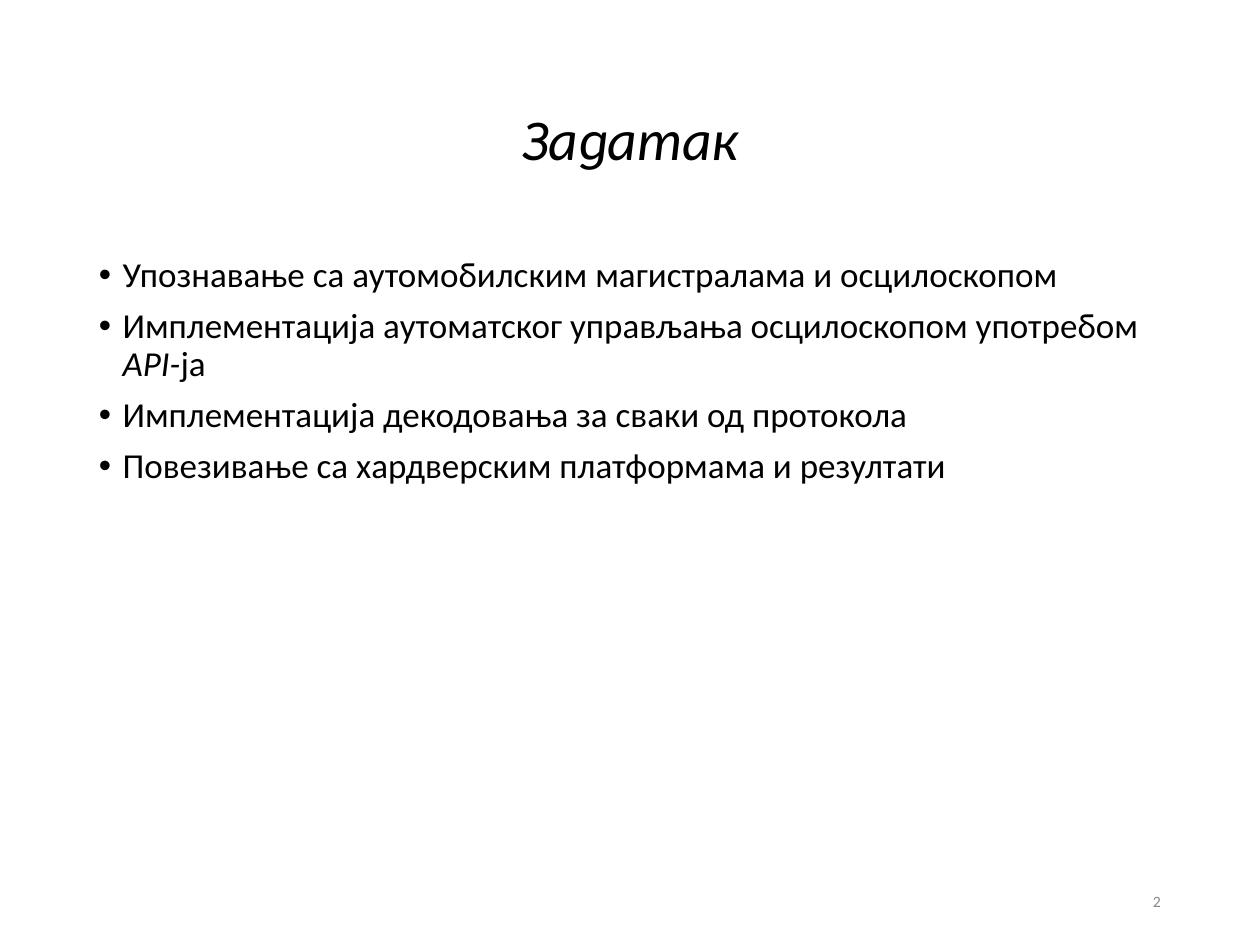
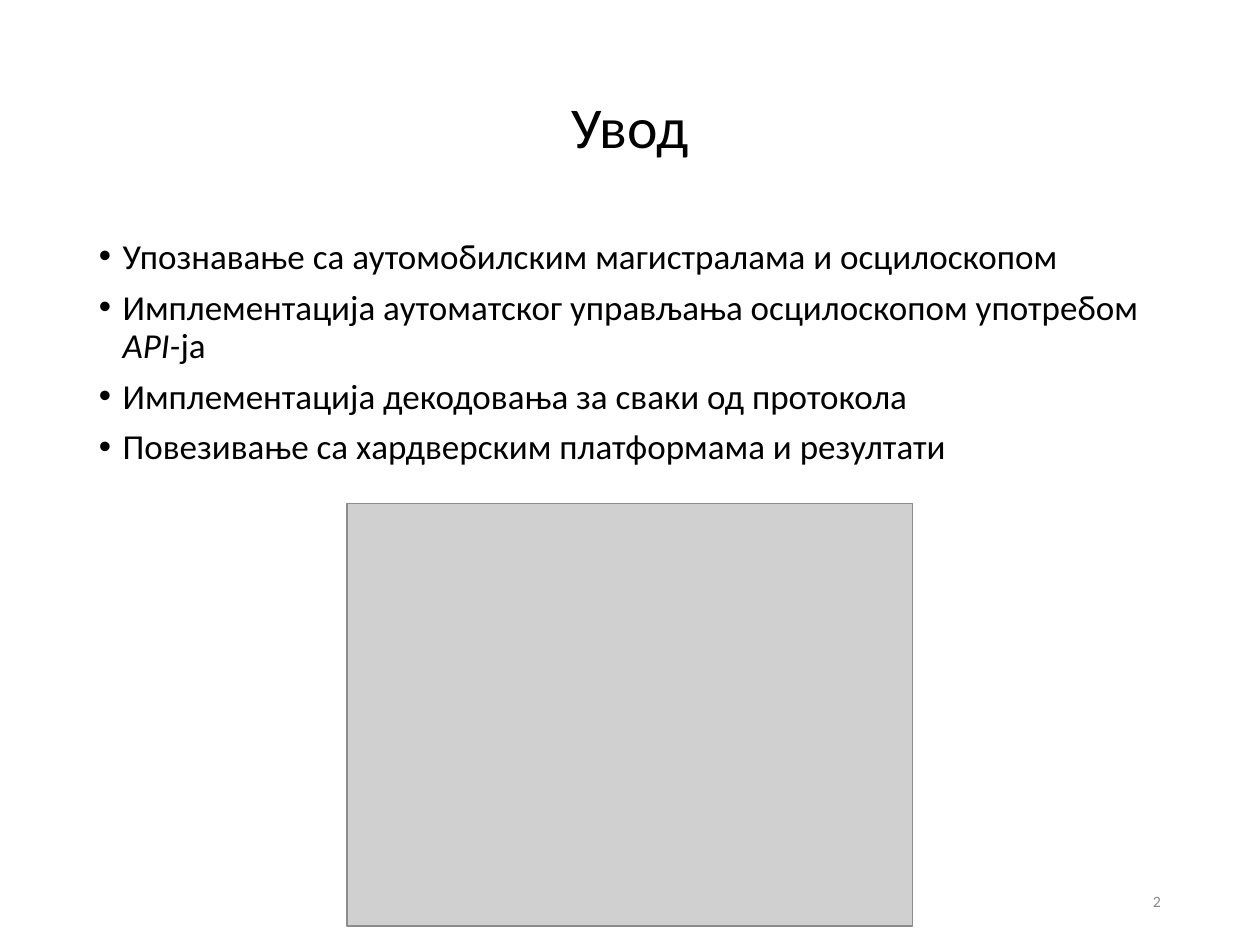
Before and after one commit to fjasic/bsc, a slide deck: slide 2 of documentation/Filip_Jasic_RA46-2014-prezentacija.ppt. Drawn at 1260x945 pixels with LibreOffice and Linux fonts; fonts in the diff are those of the drawing; grey boxes stand for pictures; background and template pictures are left out. Boxes give left, top, right and bottom in pixels: in the first picture for what was removed or moved away, otherwise in the second. Text is boxed around its words. In the diff, an @@ line names an element or a change of style, - is before the commit and + after.

```diff
--- a/documentation/Filip_Jasic_RA46-2014-prezentacija.ppt
+++ b/documentation/Filip_Jasic_RA46-2014-prezentacija.ppt
@@ title at (x1=571, y1=111, x2=688, y2=158): text changed; italic off @@
-Задатак
+Увод
@@ text "Упознавање са аутомобилским магистралама и ..." moved from (x1=123, y1=263, x2=1138, y2=484) to (x1=123, y1=245, x2=1138, y2=465) @@
@@ picture added at (x1=348, y1=504, x2=914, y2=926) @@
```
Also in this commit, not shown: 11 other slides changed, 2 slides removed.
